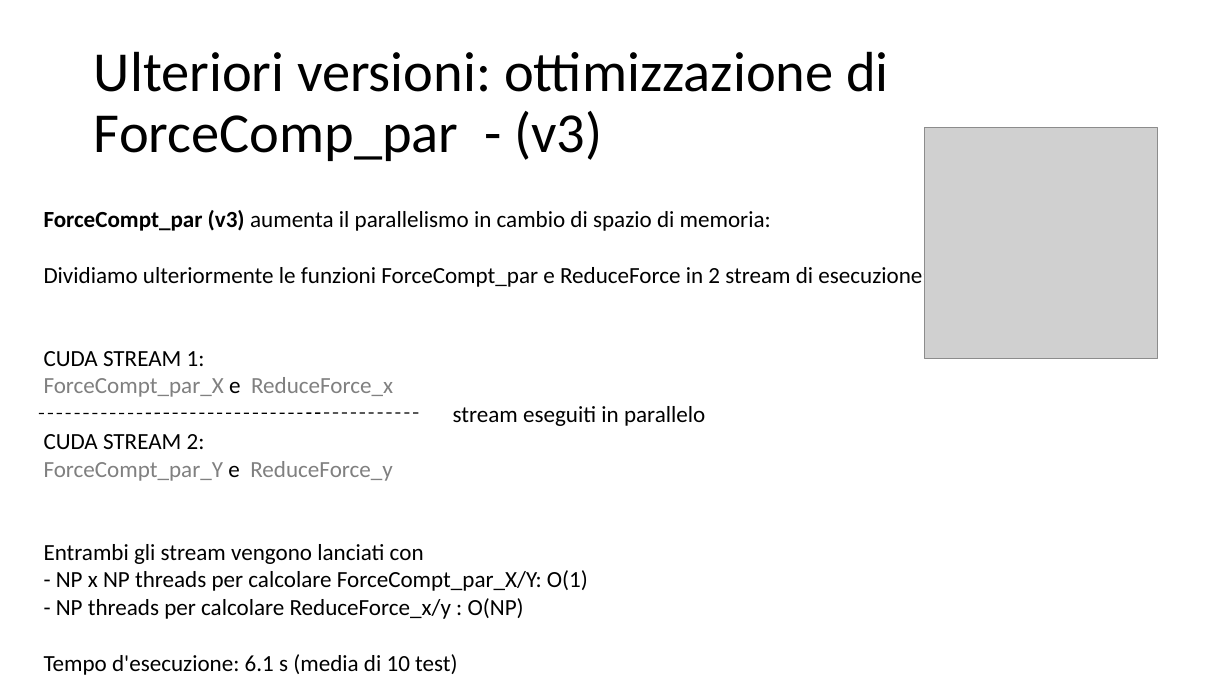
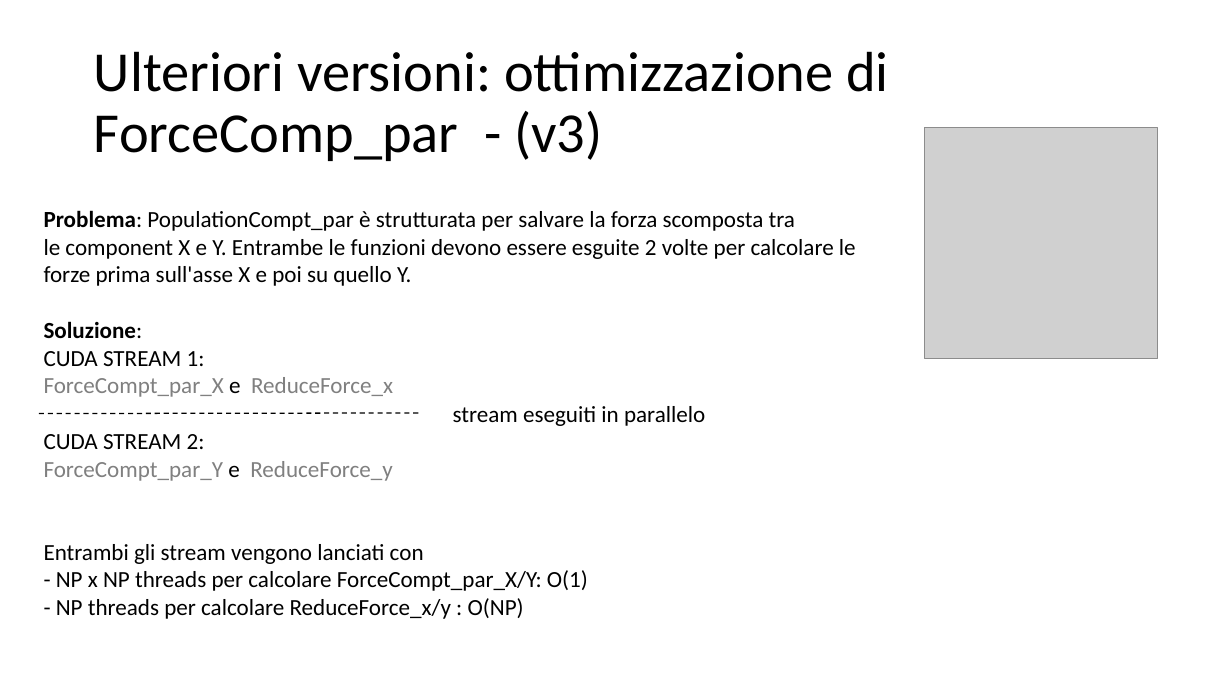
Before and after one commit to piepor/particles-simulation-parallel, a slide deck: slide 13 of presentazione/presentazione.pptx. Drawn at 1232x693 pixels with LibreOffice and Linux fonts; fonts in the diff are those of the drawing; grey boxes stand for pictures. Boxes give left, top, right and bottom in pixels: in the first picture for what was removed or moved away, otherwise in the second. Text is boxed around its words. In the diff, an @@ line names an element or a change of style, - is before the commit and + after.

```diff
--- a/presentazione/presentazione.pptx
+++ b/presentazione/presentazione.pptx
@@ text at bbox=[44, 210, 856, 338]: text changed @@
-ForceCompt_par (v3) aumenta il parallelismo in cambio di spazio di memoria:
-Dividiamo ulteriormente le funzioni ForceCompt_par e ReduceForce in 2 stream di esecuzione:
+Problema: PopulationCompt_par è strutturata per salvare la forza scomposta tra
+le component X e Y. Entrambe le funzioni devono essere esguite 2 volte per calcolare le
+forze prima sull'asse X e poi su quello Y.
+Soluzione:
@@ text at bbox=[44, 654, 457, 675]: paragraph removed @@
-Tempo d'esecuzione: 6.1 s (media di 10 test)
```
Also in this commit, not shown: 2 other slides changed.
